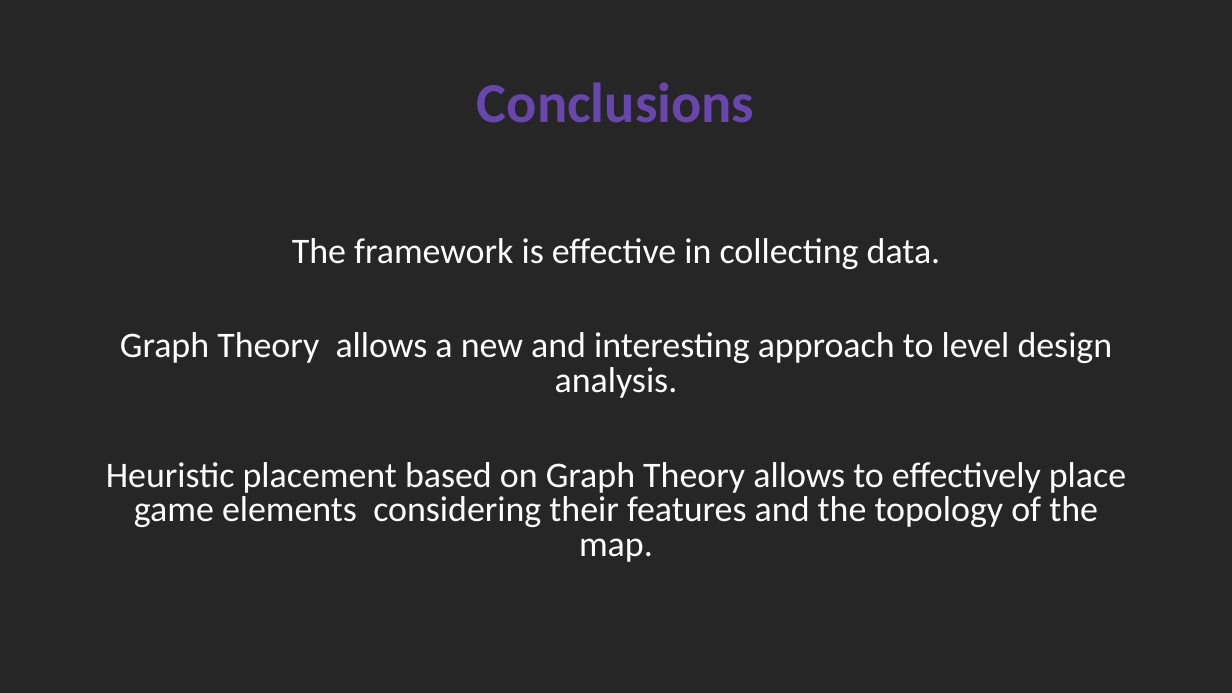
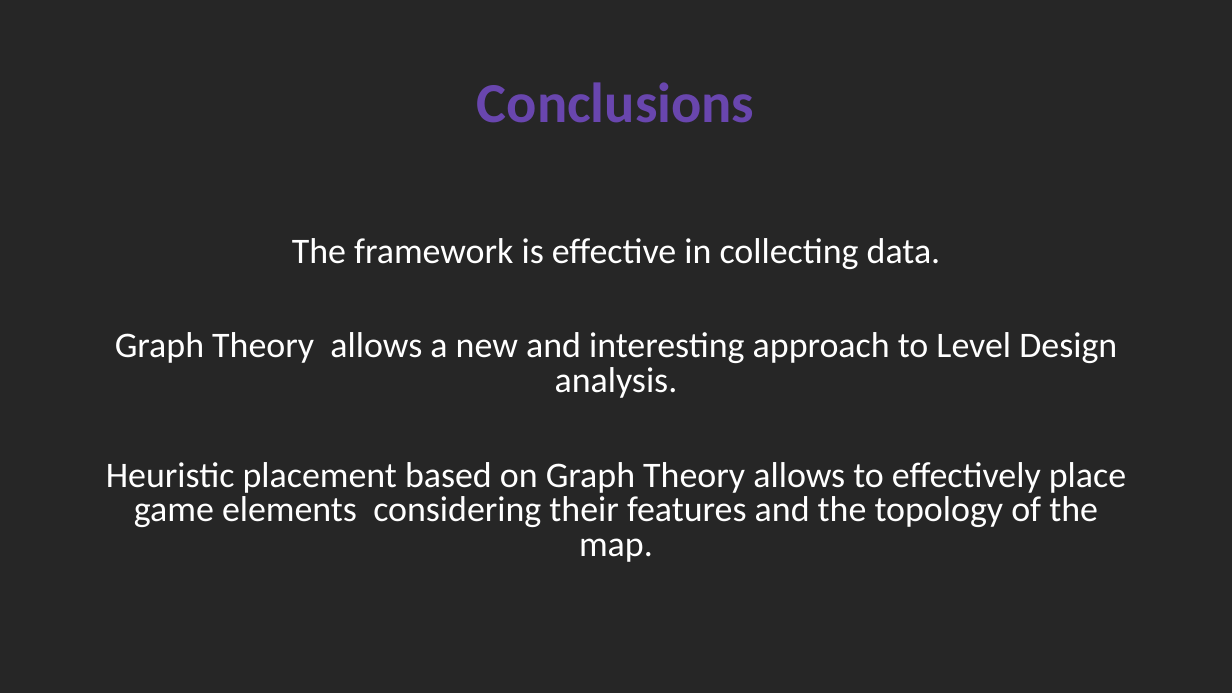
Before and after one commit to SimoDedo/ProjectArena, a slide deck: slide 19 of Presentation/An Online Framework for User-Based Analysis of Maps in First Person Shooters.pptx. Drawn at 1232x693 pixels with LibreOffice and Linux fonts; fonts in the diff are those of the drawing. Boxes give left, top, right and bottom in pixels: in the first picture for what was removed or moved away, otherwise in the second. Text is boxed around its words. In the diff, an @@ line names an element or a change of style, - is before the commit and + after.

```diff
--- a/Presentation/An Online Framework for User-Based Analysis of Maps in First Person Shooters.pptx
+++ b/Presentation/An Online Framework for User-Based Analysis of Maps in First Person Shooters.pptx
@@ text at (115, 332, 1117, 398): text changed @@
-Graph Theory allows a new and interesting approach to level design analysis.
+Graph Theory allows a new and interesting approach to Level Design analysis.
```
Also in this commit, not shown: 1 other slide changed.
